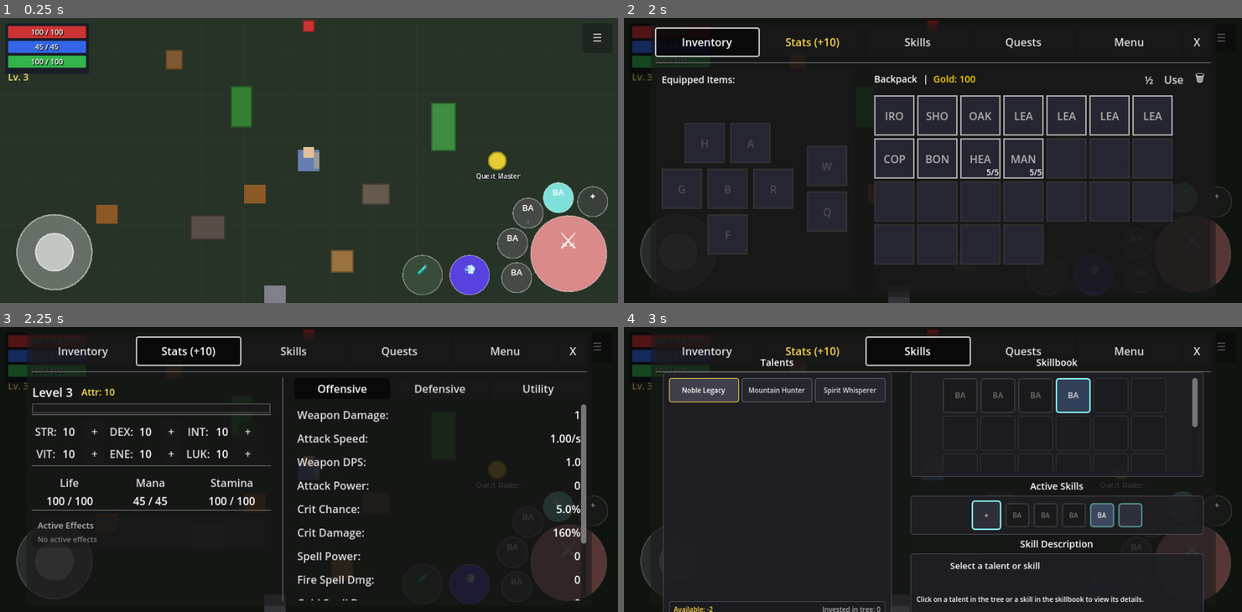
Above: before the commit, frames 1-4 (two rows, left to right).
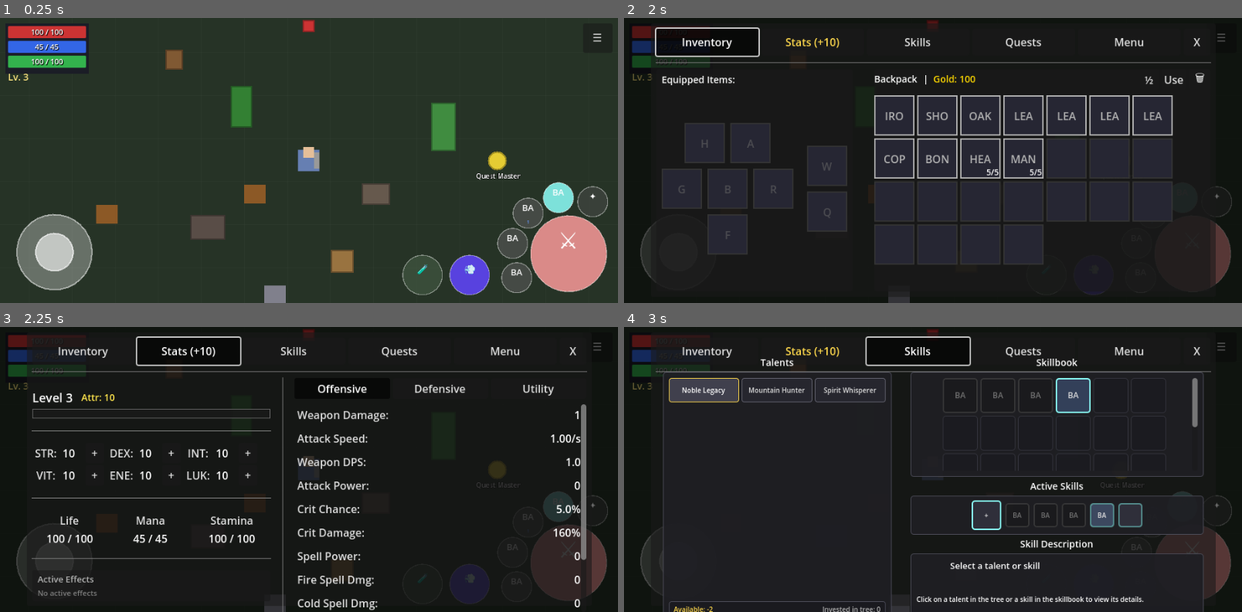
Above: after the commit, the same moments.

Repository: MatousHruska/MobileTestia
Game: Godot game, scene res://scenes/world/test_zone.tscn
Two runs of this game, one before a commit and one after it. Both use one fixed random seed, a clock stepped at 60 frames per second and the inputs below.
Inputs:
- Up to frame 1 (0.25 s): no input
- Up to frame 2 (2 s): click "☰" at 0.5 s; click "Inventory" at 1.25 s
- Up to frame 3 (2.25 s): click "Stats (+10)" at 2 s
- Up to frame 4 (3 s): click "Skills" at 2.75 s

Frames 1-2 are identical in both runs. In frame 3, 4.2% of the frame differs, in the area x 5-95%, y 21-100%; in frame 4, nothing differs.

Commit message:
Change section padding to 4% top and bottom (16px)

Diff:
--- a/scripts/ui/menu/stats_panel.gd
+++ b/scripts/ui/menu/stats_panel.gd
@@ -116,23 +116,25 @@
 	return container
 
 
-## Wraps a section with 2% top padding using stretch ratio
+## Wraps a section with 4% top and bottom padding
 func _create_section_with_padding(content: Control) -> Control:
 	var wrapper := VBoxContainer.new()
 	wrapper.add_theme_constant_override("separation", 0)
 
-	# 2% top padding spacer
-	var spacer := Control.new()
-	spacer.custom_minimum_size = Vector2(0, 0)
-	spacer.size_flags_vertical = Control.SIZE_SHRINK_BEGIN
-	# Use stretch ratio for percentage-based sizing (2% of available space)
-	wrapper.add_child(spacer)
-
-	# Calculate 2% of typical panel height as minimum
-	spacer.custom_minimum_size.y = 8  # ~2% of 400px
+	# 4% top padding spacer
+	var top_spacer := Control.new()
+	top_spacer.custom_minimum_size = Vector2(0, 16)  # ~4% of 400px
+	top_spacer.size_flags_vertical = Control.SIZE_SHRINK_BEGIN
+	wrapper.add_child(top_spacer)
 
 	content.size_flags_vertical = Control.SIZE_SHRINK_BEGIN
 	wrapper.add_child(content)
+
+	# 4% bottom padding spacer
+	var bottom_spacer := Control.new()
+	bottom_spacer.custom_minimum_size = Vector2(0, 16)  # ~4% of 400px
+	bottom_spacer.size_flags_vertical = Control.SIZE_SHRINK_END
+	wrapper.add_child(bottom_spacer)
 
 	return wrapper
 
